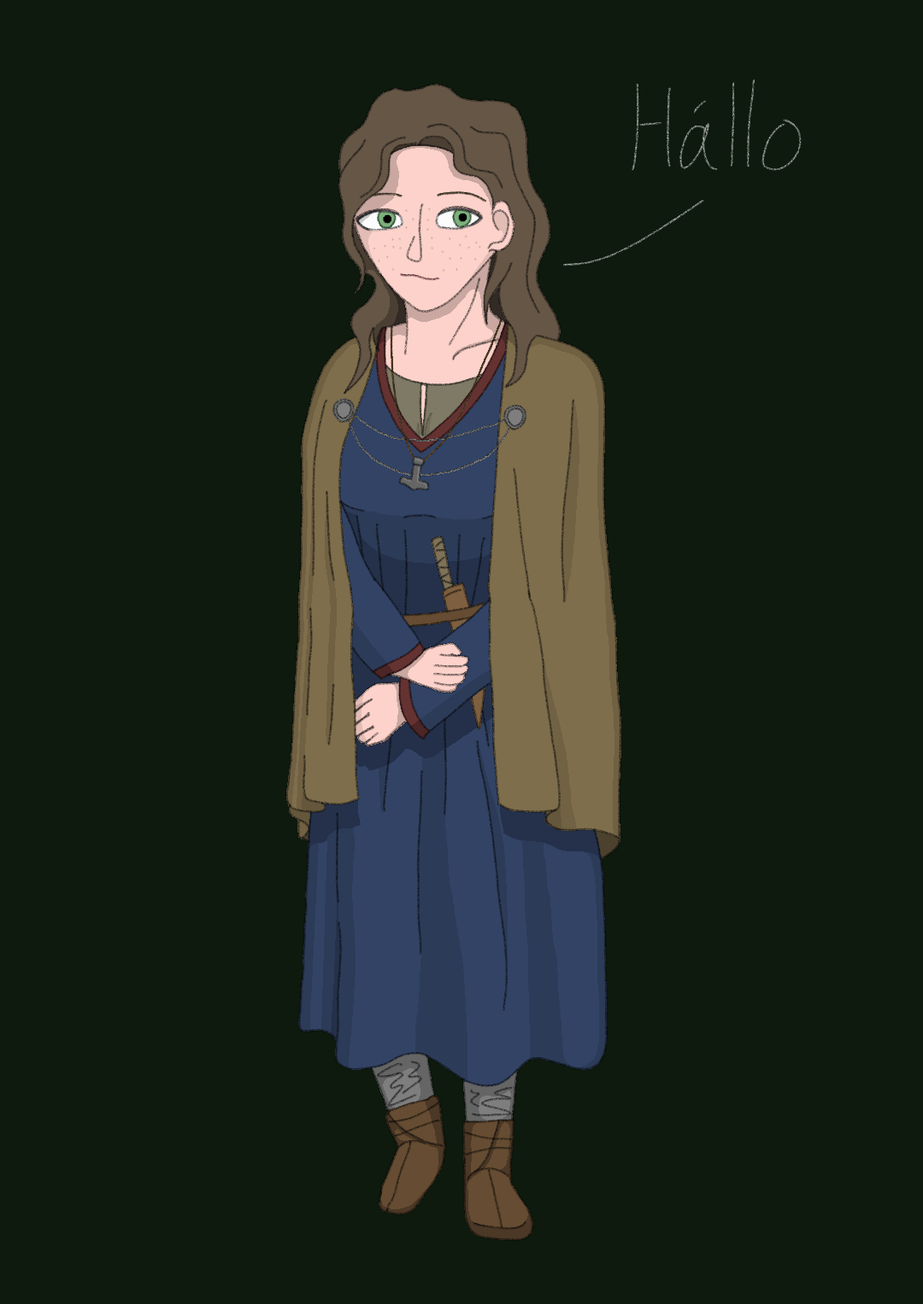
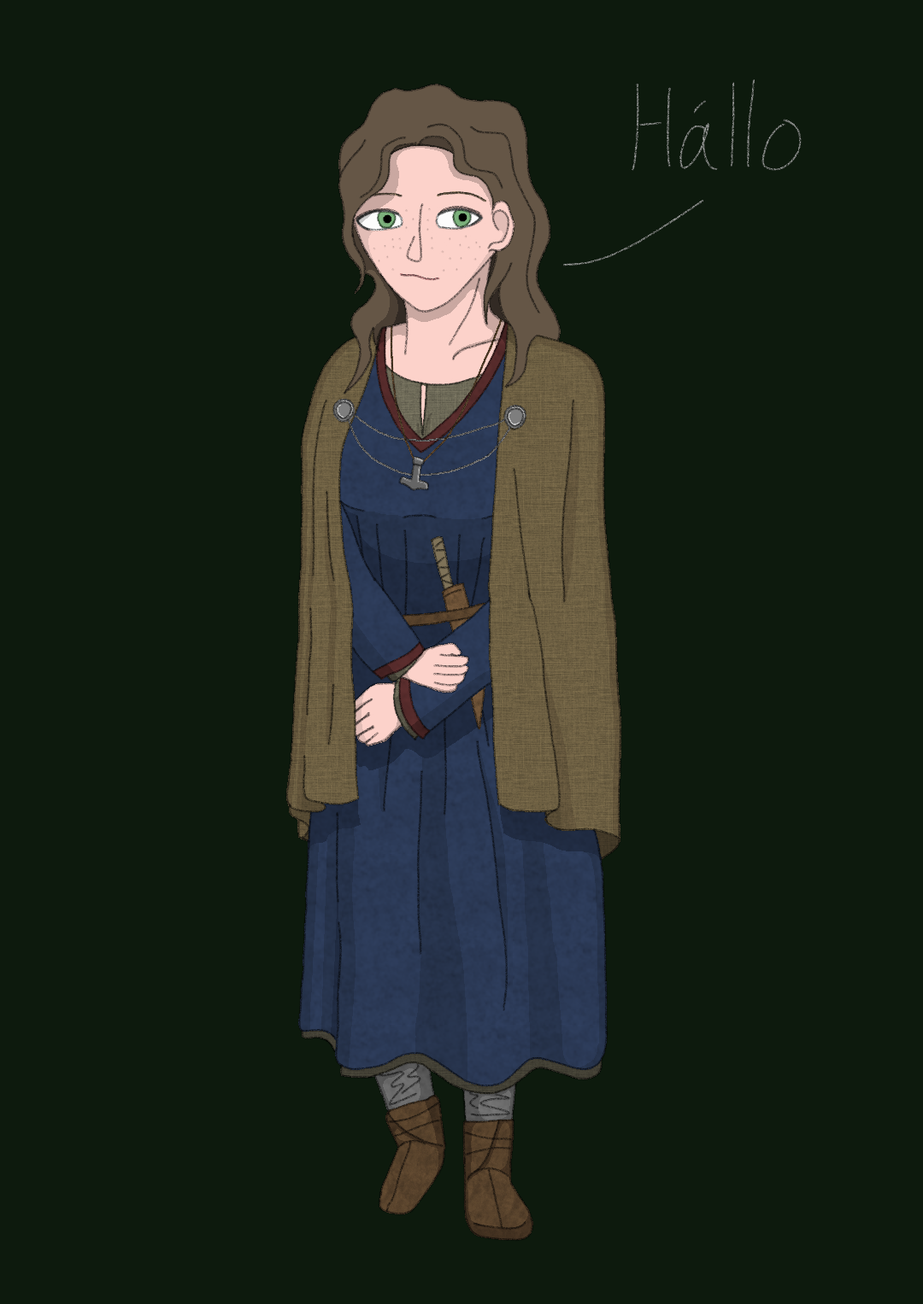
Layers edited between the first and the second w=923, h=1304 image:
added layer "texture" (multiply) above "color" over box(286, 322, 622, 1241)
painted on "color" over box(301, 400, 602, 1215)
painted on "background" over box(300, 79, 802, 1128)
